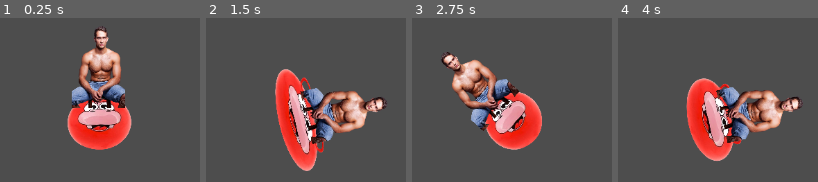
Above: before the commit, frames 1-4 (left to right).
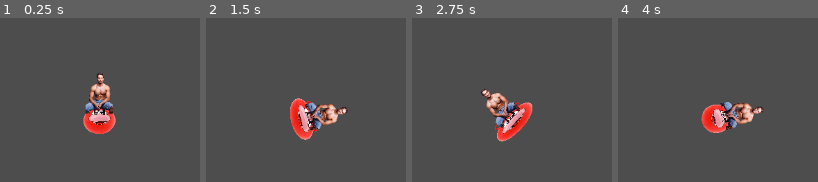
Above: after the commit, the same moments.

Repository: VGDCatumn/VGDC_FALL_26
Game: Godot game, scene res://Levels/testing.tscn
Two runs of this game, one before a commit and one after it. Both use one fixed random seed, a clock stepped at 60 frames per second and the inputs below.
Inputs:
- Up to frame 1 (0.25 s): no input
- Up to frame 2 (1.5 s): hold Right (ui_right) from 0.53 s (still down)
- Up to frame 3 (2.75 s): release Right (ui_right) at 2.03 s; hold Left (ui_left) from 2.03 s (still down)
- Up to frame 4 (4 s): release Left (ui_left) at 2.78 s; hold Right (ui_right) from 2.78 s (still down)

The runs differ from the first frame. In frame 1, 15% of the frame differs, in the area x 33-66%, y 4-81%; in frame 2, 16%, in the area x 34-91%, y 31-94%; in frame 3, 14%; in frame 4, 16%.

Commit message:
Change test level

Diff:
--- a/Godot/Levels/testing.tscn
+++ b/Godot/Levels/testing.tscn
@@ -4,22 +4,27 @@
 [ext_resource type="Script" uid="uid://cirs83pkny51f" path="res://ball_man.gd" id="1_k6mlf"]
 [ext_resource type="Texture2D" uid="uid://dbeoqdnrf4kod" path="res://Sprites/ball_sprite.png" id="2_k6mlf"]
 [ext_resource type="Texture2D" uid="uid://rwe300snjop3" path="res://Sprites/man_sprite.png" id="3_6fp6m"]
-[ext_resource type="AudioStream" uid="uid://bvioti255t7sd" path="res://SFX/moving-stone-v2.mp3" id="5_a7g5p"]
 
 [sub_resource type="RectangleShape2D" id="RectangleShape2D_enxv6"]
-size = Vector2(1778, 124)
+size = Vector2(1120.5, 124)
 
 [sub_resource type="RectangleShape2D" id="RectangleShape2D_a7g5p"]
 size = Vector2(906.0276, 131)
 
 [sub_resource type="RectangleShape2D" id="RectangleShape2D_ymqfe"]
-size = Vector2(1041.0137, 565.5)
+size = Vector2(906.0276, 565.5)
+
+[sub_resource type="RectangleShape2D" id="RectangleShape2D_p40x3"]
+size = Vector2(704.50684, 1340.0001)
+
+[sub_resource type="RectangleShape2D" id="RectangleShape2D_6sys8"]
+size = Vector2(2039.0004, 353)
 
 [sub_resource type="RectangleShape2D" id="RectangleShape2D_2xqxn"]
-size = Vector2(192.0138, 1098.7501)
+size = Vector2(827.0001, 358.0001)
 
 [sub_resource type="RectangleShape2D" id="RectangleShape2D_mui3k"]
-size = Vector2(321.32874, 36)
+size = Vector2(406.08563, 36)
 
 [sub_resource type="RectangleShape2D" id="RectangleShape2D_1yoly"]
 size = Vector2(264.25, 208.81906)
@@ -28,7 +33,46 @@
 size = Vector2(142.64575, 45.127884)
 
 [sub_resource type="RectangleShape2D" id="RectangleShape2D_xygf2"]
-size = Vector2(1790.0139, 565.5)
+size = Vector2(1207, 516.8153)
+
+[sub_resource type="RectangleShape2D" id="RectangleShape2D_am1oe"]
+size = Vector2(375.44885, 23.021837)
+
+[sub_resource type="RectangleShape2D" id="RectangleShape2D_pm8sa"]
+size = Vector2(461.57013, 27.683258)
+
+[sub_resource type="RectangleShape2D" id="RectangleShape2D_hfuir"]
+size = Vector2(366, 67)
+
+[sub_resource type="RectangleShape2D" id="RectangleShape2D_k5y3s"]
+size = Vector2(1055.5, 82)
+
+[sub_resource type="RectangleShape2D" id="RectangleShape2D_ncnwt"]
+size = Vector2(252, 897)
+
+[sub_resource type="RectangleShape2D" id="RectangleShape2D_j43rf"]
+size = Vector2(2009, 1647)
+
+[sub_resource type="RectangleShape2D" id="RectangleShape2D_3tx2a"]
+size = Vector2(326, 14.25)
+
+[sub_resource type="RectangleShape2D" id="RectangleShape2D_e2ew0"]
+size = Vector2(371, 18.25)
+
+[sub_resource type="RectangleShape2D" id="RectangleShape2D_mv3lf"]
+size = Vector2(384.5, 17.5)
+
+[sub_resource type="RectangleShape2D" id="RectangleShape2D_551ac"]
+size = Vector2(366, 23)
+
+[sub_resource type="RectangleShape2D" id="RectangleShape2D_utpyw"]
+size = Vector2(534, 1745)
+
+[sub_resource type="RectangleShape2D" id="RectangleShape2D_1lb3i"]
+size = Vector2(511.5, 254.875)
+
+[sub_resource type="RectangleShape2D" id="RectangleShape2D_4nngh"]
+size = Vector2(3301.5, 84.5)
 
 [sub_resource type="CircleShape2D" id="CircleShape2D_a7g5p"]
 radius = 37.0
@@ -39,7 +83,7 @@
 tracks/0/type = "value"
 tracks/0/imported = false
 tracks/0/enabled = true
-tracks/0/path = NodePath("ball_sprite:position")
+tracks/0/path = NodePath("71WpxMekUL_AcUf8941000Ql80RemovebgPreview:position")
 tracks/0/interp = 1
 tracks/0/loop_wrap = true
 tracks/0/keys = {
@@ -51,7 +95,7 @@
 tracks/1/type = "value"
 tracks/1/imported = false
 tracks/1/enabled = true
-tracks/1/path = NodePath("ball_sprite:scale")
+tracks/1/path = NodePath("71WpxMekUL_AcUf8941000Ql80RemovebgPreview:scale")
 tracks/1/interp = 1
 tracks/1/loop_wrap = true
 tracks/1/keys = {
@@ -63,7 +107,7 @@
 tracks/2/type = "value"
 tracks/2/imported = false
 tracks/2/enabled = true
-tracks/2/path = NodePath("man_sprite:position")
+tracks/2/path = NodePath("10019598MuscularManSittingOnAChairRemovebgPreview:position")
 tracks/2/interp = 1
 tracks/2/loop_wrap = true
 tracks/2/keys = {
@@ -75,7 +119,7 @@
 tracks/3/type = "value"
 tracks/3/imported = false
 tracks/3/enabled = true
-tracks/3/path = NodePath("man_sprite:scale")
+tracks/3/path = NodePath("10019598MuscularManSittingOnAChairRemovebgPreview:scale")
 tracks/3/interp = 1
 tracks/3/loop_wrap = true
 tracks/3/keys = {
@@ -91,7 +135,7 @@
 tracks/0/type = "value"
 tracks/0/imported = false
 tracks/0/enabled = true
-tracks/0/path = NodePath("ball_sprite:position")
+tracks/0/path = NodePath("71WpxMekUL_AcUf8941000Ql80RemovebgPreview:position")
 tracks/0/interp = 1
 tracks/0/loop_wrap = true
 tracks/0/keys = {
@@ -103,7 +147,7 @@
 tracks/1/type = "value"
 tracks/1/imported = false
 tracks/1/enabled = true
-tracks/1/path = NodePath("ball_sprite:scale")
+tracks/1/path = NodePath("71WpxMekUL_AcUf8941000Ql80RemovebgPreview:scale")
 tracks/1/interp = 1
 tracks/1/loop_wrap = true
 tracks/1/keys = {
@@ -115,7 +159,7 @@
 tracks/2/type = "value"
 tracks/2/imported = false
 tracks/2/enabled = true
-tracks/2/path = NodePath("man_sprite:position")
+tracks/2/path = NodePath("10019598MuscularManSittingOnAChairRemovebgPreview:position")
 tracks/2/interp = 1
 tracks/2/loop_wrap = true
 tracks/2/keys = {
@@ -127,7 +171,7 @@
 tracks/3/type = "value"
 tracks/3/imported = false
 tracks/3/enabled = true
-tracks/3/path = NodePath("man_sprite:scale")
+tracks/3/path = NodePath("10019598MuscularManSittingOnAChairRemovebgPreview:scale")
 tracks/3/interp = 1
 tracks/3/loop_wrap = true
 tracks/3/keys = {
@@ -143,7 +187,7 @@
 tracks/0/type = "value"
 tracks/0/imported = false
 tracks/0/enabled = true
-tracks/0/path = NodePath("ball_sprite:scale")
+tracks/0/path = NodePath("71WpxMekUL_AcUf8941000Ql80RemovebgPreview:scale")
 tracks/0/interp = 1
 tracks/0/loop_wrap = true
 tracks/0/keys = {
@@ -155,7 +199,7 @@
 tracks/1/type = "value"
 tracks/1/imported = false
 tracks/1/enabled = true
-tracks/1/path = NodePath("ball_sprite:position")
+tracks/1/path = NodePath("71WpxMekUL_AcUf8941000Ql80RemovebgPreview:position")
 tracks/1/interp = 1
 tracks/1/loop_wrap = true
 tracks/1/keys = {
@@ -167,7 +211,7 @@
 tracks/2/type = "value"
 tracks/2/imported = false
 tracks/2/enabled = true
-tracks/2/path = NodePath("man_sprite:position")
+tracks/2/path = NodePath("10019598MuscularManSittingOnAChairRemovebgPreview:position")
 tracks/2/interp = 1
 tracks/2/loop_wrap = true
 tracks/2/keys = {
@@ -179,7 +223,7 @@
 tracks/3/type = "value"
 tracks/3/imported = false
 tracks/3/enabled = true
-tracks/3/path = NodePath("man_sprite:scale")
+tracks/3/path = NodePath("10019598MuscularManSittingOnAChairRemovebgPreview:scale")
 tracks/3/interp = 1
 tracks/3/loop_wrap = true
 tracks/3/keys = {
@@ -204,7 +248,7 @@
 collision_mask = 3
 
 [node name="CollisionShape2D" type="CollisionShape2D" parent="StaticBody2D" unique_id=1369962554]
-position = Vector2(248, 557)
+position = Vector2(576.75, 557)
 shape = SubResource("RectangleShape2D_enxv6")
 
 [node name="CollisionShape2D3" type="CollisionShape2D" parent="StaticBody2D" unique_id=926389555]
@@ -213,22 +257,27 @@
 shape = SubResource("RectangleShape2D_a7g5p")
 
 [node name="CollisionShape2D4" type="CollisionShape2D" parent="StaticBody2D" unique_id=1536975334]
-position = Vector2(2097.4932, 438)
+position = Vector2(2030, 438)
 scale = Vector2(0.99999994, 0.99999994)
 shape = SubResource("RectangleShape2D_ymqfe")
 
 [node name="CollisionShape2D5" type="CollisionShape2D" parent="StaticBody2D" unique_id=258119121]
-position = Vector2(2556, -329)
+position = Vector2(2789.7466, 273)
+scale = Vector2(0.9999999, 0.9999999)
+shape = SubResource("RectangleShape2D_p40x3")
+
+[node name="CollisionShape2D19" type="CollisionShape2D" parent="StaticBody2D" unique_id=1041093268]
+position = Vector2(-861.5, 640)
+scale = Vector2(0.9999999, 0.9999999)
+shape = SubResource("RectangleShape2D_6sys8")
+
+[node name="CollisionShape2D8" type="CollisionShape2D" parent="StaticBody2D" unique_id=395597530]
+position = Vector2(-398.5, -347.99997)
 scale = Vector2(0.9999999, 0.9999999)
 shape = SubResource("RectangleShape2D_2xqxn")
 
-[node name="CollisionShape2D8" type="CollisionShape2D" parent="StaticBody2D" unique_id=395597530]
-position = Vector2(-578, 58)
-scale = Vector2(0.9999999, 0.9999999)
-shape = SubResource("RectangleShape2D_2xqxn")
-
 [node name="CollisionShape2D2" type="CollisionShape2D" parent="StaticBody2D" unique_id=2014599128]
-position = Vector2(1750.0001, -131)
+position = Vector2(1710.4897, -146.32509)
 rotation = 0.3700098
 shape = SubResource("RectangleShape2D_mui3k")
 
@@ -243,34 +292,86 @@
 shape = SubResource("RectangleShape2D_x7n8j")
 
 [node name="CollisionShape2D7" type="CollisionShape2D" parent="StaticBody2D" unique_id=1749007629]
-position = Vector2(728.0069, -453)
+position = Vector2(573.7124, -428.6586)
+rotation = -0.008726646
 scale = Vector2(0.9999999, 0.9999999)
 shape = SubResource("RectangleShape2D_xygf2")
+
+[node name="CollisionShape2D10" type="CollisionShape2D" parent="StaticBody2D" unique_id=456724541]
+position = Vector2(2266.2593, -325.42108)
+rotation = -0.30892333
+shape = SubResource("RectangleShape2D_am1oe")
+
+[node name="CollisionShape2D11" type="CollisionShape2D" parent="StaticBody2D" unique_id=603224267]
+position = Vector2(2215.5313, -675.3007)
+rotation = 0.17802358
+shape = SubResource("RectangleShape2D_pm8sa")
+
+[node name="CollisionShape2D12" type="CollisionShape2D" parent="StaticBody2D" unique_id=623405294]
+position = Vector2(1352, -211)
+shape = SubResource("RectangleShape2D_hfuir")
+
+[node name="CollisionShape2D13" type="CollisionShape2D" parent="StaticBody2D" unique_id=102780039]
+position = Vector2(1694.25, -730)
+shape = SubResource("RectangleShape2D_k5y3s")
+
+[node name="CollisionShape2D15" type="CollisionShape2D" parent="StaticBody2D" unique_id=684096007]
+position = Vector2(3220, -731.5)
+shape = SubResource("RectangleShape2D_ncnwt")
+
+[node name="CollisionShape2D14" type="CollisionShape2D" parent="StaticBody2D" unique_id=468936142]
+position = Vector2(-2792.5, -232.5)
+shape = SubResource("RectangleShape2D_j43rf")
+
+[node name="CollisionShape2D16" type="CollisionShape2D" parent="StaticBody2D" unique_id=2021206783]
+position = Vector2(941, -955)
+shape = SubResource("RectangleShape2D_3tx2a")
+
+[node name="CollisionShape2D18" type="CollisionShape2D" parent="StaticBody2D" unique_id=1946080141]
+position = Vector2(-209, -1060.125)
+shape = SubResource("RectangleShape2D_e2ew0")
+
+[node name="CollisionShape2D17" type="CollisionShape2D" parent="StaticBody2D" unique_id=302559810]
+position = Vector2(431, -994)
+shape = SubResource("RectangleShape2D_mv3lf")
+
+[node name="CollisionShape2D20" type="CollisionShape2D" parent="StaticBody2D" unique_id=1324504857]
+position = Vector2(-810, -1120.5)
+shape = SubResource("RectangleShape2D_551ac")
+
+[node name="CollisionShape2D21" type="CollisionShape2D" parent="StaticBody2D" unique_id=1453141542]
+position = Vector2(-3520, -1908)
+shape = SubResource("RectangleShape2D_utpyw")
+
+[node name="CollisionShape2D22" type="CollisionShape2D" parent="StaticBody2D" unique_id=566574157]
+position = Vector2(-2011, -2083)
+shape = SubResource("RectangleShape2D_1lb3i")
+
+[node name="CollisionShape2D23" type="CollisionShape2D" parent="StaticBody2D" unique_id=1442681143]
+position = Vector2(-136.75, -2231.75)
+shape = SubResource("RectangleShape2D_4nngh")
 
 [node name="BallMan" type="CharacterBody2D" parent="." unique_id=4296076]
 position = Vector2(151, 433)
 script = ExtResource("1_k6mlf")
 
-[node name="ball_sprite" type="Sprite2D" parent="BallMan" unique_id=1194263613]
+[node name="71WpxMekUL_AcUf8941000Ql80RemovebgPreview" type="Sprite2D" parent="BallMan" unique_id=1194263613]
 position = Vector2(0, -1)
 scale = Vector2(0.1769723, 0.17636023)
 texture = ExtResource("2_k6mlf")
 
-[node name="man_sprite" type="Sprite2D" parent="BallMan" unique_id=918184012]
+[node name="10019598MuscularManSittingOnAChairRemovebgPreview" type="Sprite2D" parent="BallMan" unique_id=918184012]
 position = Vector2(-1.999999, -77.875)
 scale = Vector2(0.18995097, 0.19648694)
 texture = ExtResource("3_6fp6m")
 
-[node name="player_CollisionShape2D" type="CollisionShape2D" parent="BallMan" unique_id=463927563]
+[node name="CollisionShape2D" type="CollisionShape2D" parent="BallMan" unique_id=463927563]
 position = Vector2(1, -8)
 shape = SubResource("CircleShape2D_a7g5p")
 
 [node name="Camera2D" type="Camera2D" parent="BallMan" unique_id=32884667]
+zoom = Vector2(0.5, 0.5)
 
 [node name="AnimationPlayer" type="AnimationPlayer" parent="BallMan" unique_id=1121858593]
 libraries/ = SubResource("AnimationLibrary_a7g5p")
 autoplay = &"bounce_animation"
-
-[node name="AudioStreamPlayer2D" type="AudioStreamPlayer2D" parent="BallMan" unique_id=456266818]
-stream = ExtResource("5_a7g5p")
-parameters/looping = true
